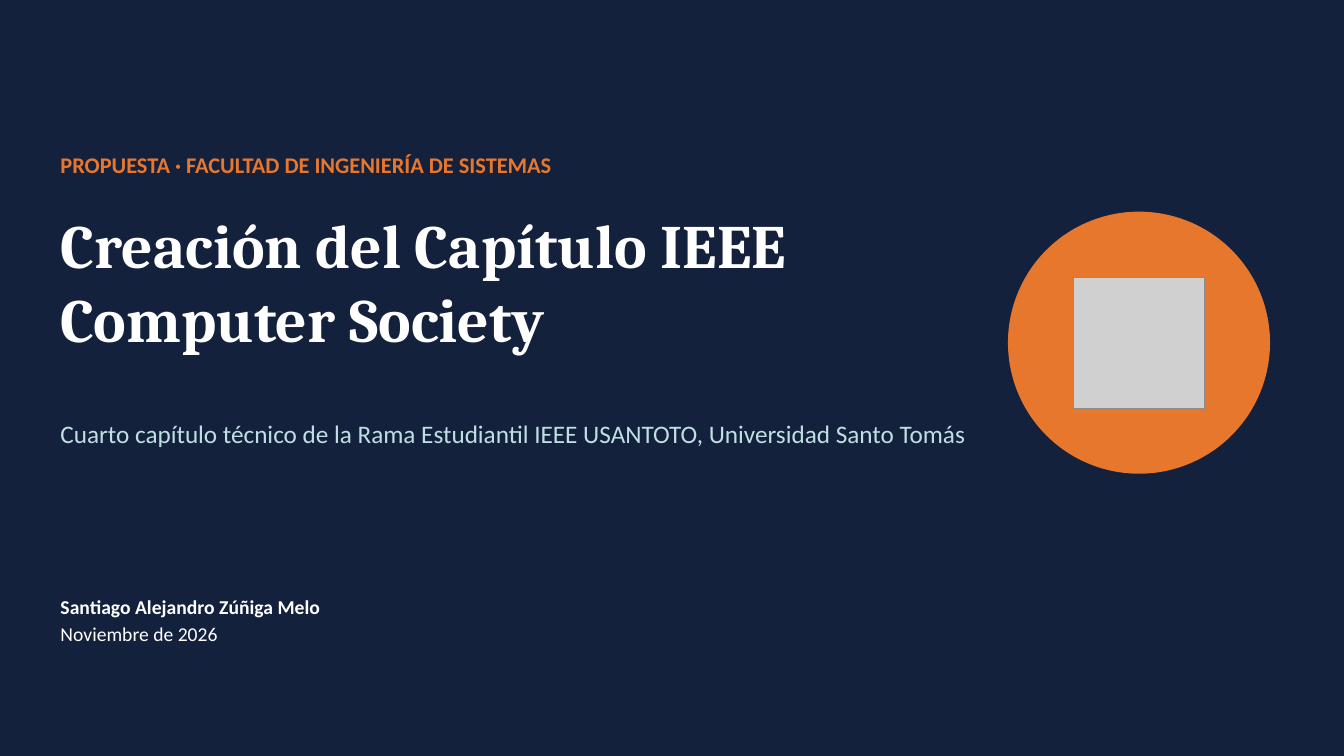
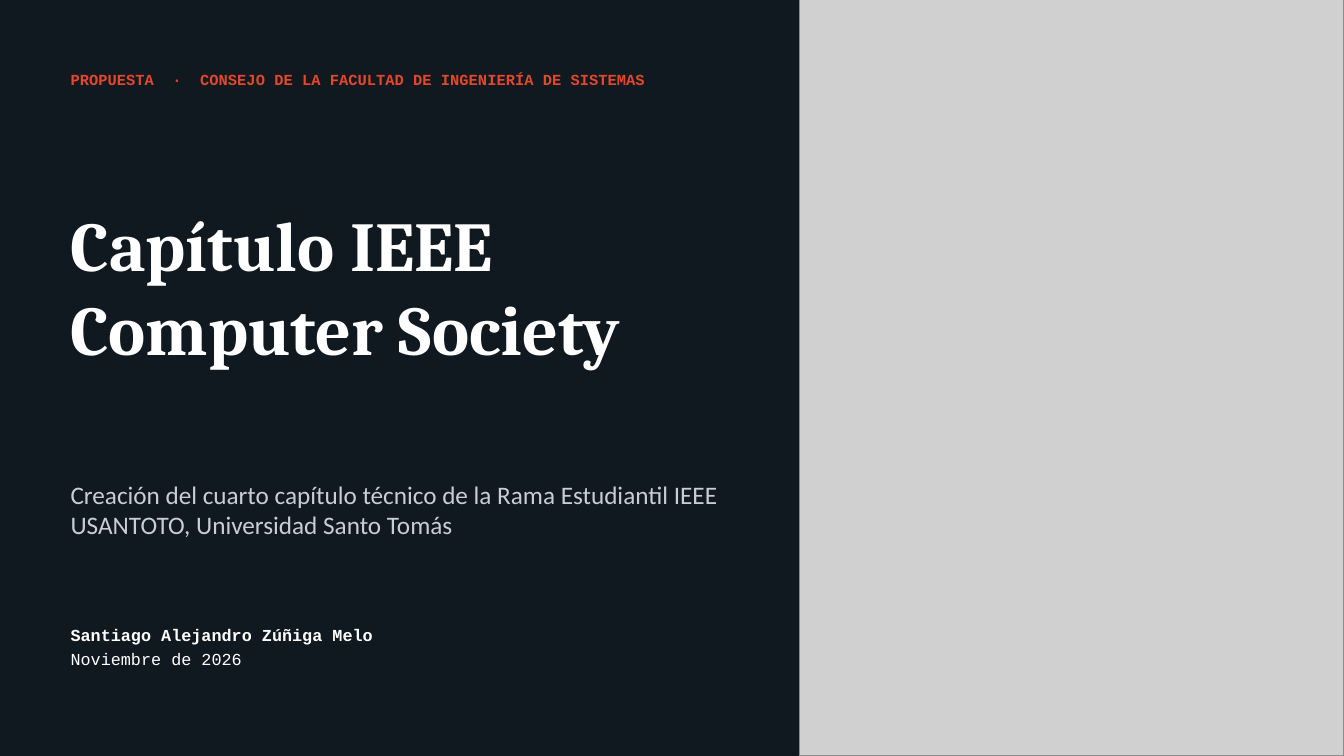
Before and after one commit to sazuniga06/IEEE-Propuesta, a slide deck: slide 1 of entregables/Presentacion_Capitulo_IEEE_Computer_Society.pptx. Drawn at 1344x756 pixels with LibreOffice and Linux fonts; fonts in the diff are those of the drawing; grey boxes stand for pictures. Boxes give left, top, right and bottom in pixels: in the first picture for what was removed or moved away, otherwise in the second. Text is boxed around its words. In the diff, an @@ line names an element or a change of style, - is before the commit and + after.

```diff
--- a/entregables/Presentacion_Capitulo_IEEE_Computer_Society.pptx
+++ b/entregables/Presentacion_Capitulo_IEEE_Computer_Society.pptx
@@ background #14213D to #101820 @@
@@ picture added at [800, 0, 1344, 756] @@
@@ text at [71, 74, 645, 85]: text changed; size 16 to 11 pt; font Calibri to Courier New; text colour #E8772E to #E4472B @@
-PROPUESTA · FACULTAD DE INGENIERÍA DE SISTEMAS
+PROPUESTA · CONSEJO DE LA FACULTAD DE INGENIERÍA DE SISTEMAS
@@ title at [71, 221, 621, 370]: text changed; size 44 to 50 pt @@
-Creación del Capítulo IEEE Computer Society
+Capítulo IEEE Computer Society
@@ ellipse removed at [1008, 212, 1270, 474] @@
@@ picture removed at [1074, 277, 1205, 408] @@
@@ text at [71, 486, 717, 537]: text changed; text colour #BFE0E2 to #C9CED6 @@
-Cuarto capítulo técnico de la Rama Estudiantil IEEE USANTOTO, Universidad Santo Tomás
+Creación del cuarto capítulo técnico de la Rama Estudiantil IEEE USANTOTO, Universidad Santo Tomás
@@ text "Santiago Alejandro Zúñiga Melo": place and size @@
-text "Santiago Alejandro Zúñiga Melo" at [60, 600, 320, 641]
+text "Santiago Alejandro Zúñiga Melo" at [71, 629, 372, 666]
@@ text "Santiago Alejandro Zúñiga Melo" at [71, 629, 372, 666]: size 14 to 12 pt, font Calibri to Courier New @@
```
Also in this commit, not shown: 9 other slides changed, 7 slides added, 6 slides removed, 2 other files.
